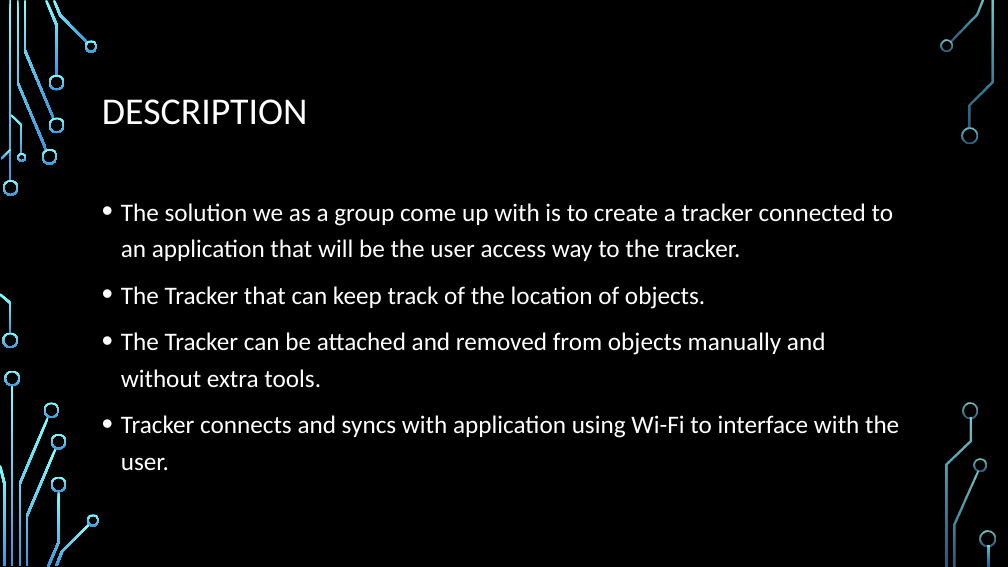
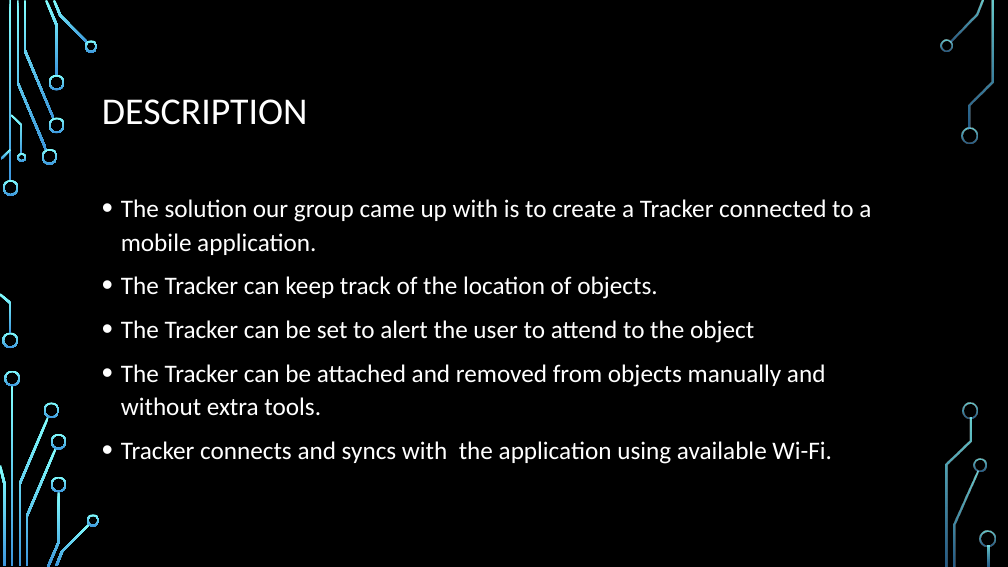
Before and after one commit to dontaylor6000/Group27_Tracker, a slide deck: slide 9 of Documentation/PDR.pptx. Drawn at 1008x567 pixels with LibreOffice and Linux fonts; fonts in the diff are those of the drawing; background and template pictures are left out. Boxes give left, top, right and bottom in pixels: in the first picture for what was removed or moved away, otherwise in the second. Text is boxed around its words. In the diff, an @@ line names an element or a change of style, - is before the commit and + after.

```diff
--- a/Documentation/PDR.pptx
+++ b/Documentation/PDR.pptx
@@ text at [121, 199, 871, 343]: text changed @@
-• The solution we as a group come up with is to create a tracker connected to an application that will be the user access way to the tracker.
-• The Tracker that can keep track of the location of objects.
+• The solution our group came up with is to create a Tracker connected to a mobile application.
+• The Tracker can keep track of the location of objects.
+• The Tracker can be set to alert the user to attend to the object
@@ text at [121, 364, 826, 416]: line spacing 1.2 to 1.1 @@
@@ text at [121, 441, 832, 464]: text changed @@
-• Tracker connects and syncs with application using Wi-Fi to interface with the user.
+• Tracker connects and syncs with the application using available Wi-Fi.
```
Also in this commit, not shown: 11 other slides changed, 2 slides added, 1 slide removed.
